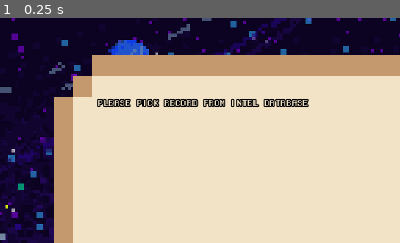
Above: before the commit, frame 1.
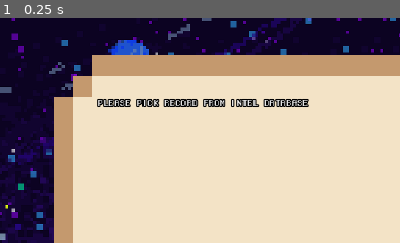
Above: after the commit, the same moment.

Repository: Seblis/Weaponized
Game: Godot game, scene res://levels/menu/lore_screen.tscn
Two runs of this game, one before a commit and one after it. Both use one fixed random seed, a clock stepped at 60 frames per second and the inputs below. This scene is started directly instead of the project's main scene.
Inputs:
- Up to frame 1 (0.25 s): no input
The pictures show only the part of the screen within x 4-54%, y 0-50%; the shares and areas given below are measured in that part.

The runs differ from the first frame. In frame 1, 0.3% of the frame differs, in the area x 24-76%, y 36-40%.

Commit message:
Lore text color adjusted

Diff:
--- a/levels/menu/lore_screen.tscn
+++ b/levels/menu/lore_screen.tscn
@@ -75,7 +75,7 @@
 size_flags_horizontal = 8
 size_flags_vertical = 6
 theme_override_colors/background_color = Color(0.952941, 0.890196, 0.776471, 1)
-theme_override_colors/font_readonly_color = Color(0.952941, 0.890196, 0.776471, 1)
+theme_override_colors/font_readonly_color = Color(1, 1, 1, 0.901961)
 theme_override_constants/outline_size = 10
 theme_override_fonts/font = ExtResource("5_tlfxa")
 theme_override_font_sizes/font_size = 20
Not shown: 1 places in levels/level_1/level_1.tscn that only renumber resources
